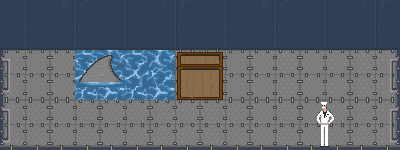
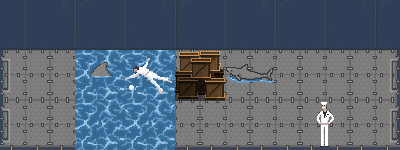
Layered file, before and after one edit (400px x 150px). Changes by layer:
painted on "shark_fin_01_L" over box(78, 55, 125, 87)
added layer "sailor_drowned_01" above "sailor_standing_01" over box(125, 58, 172, 94)
added layer "shark_land_01_L" above "waterTile_01 copy 3" over box(225, 51, 275, 101)
added layer "waterTile_01 copy 3" above "waterTile_01 copy 2" over box(125, 100, 175, 150)
added layer "waterTile_01 copy 2" above "waterTile_01" over box(75, 100, 125, 150)
painted on "blockedTile_01" over box(175, 51, 225, 101)
